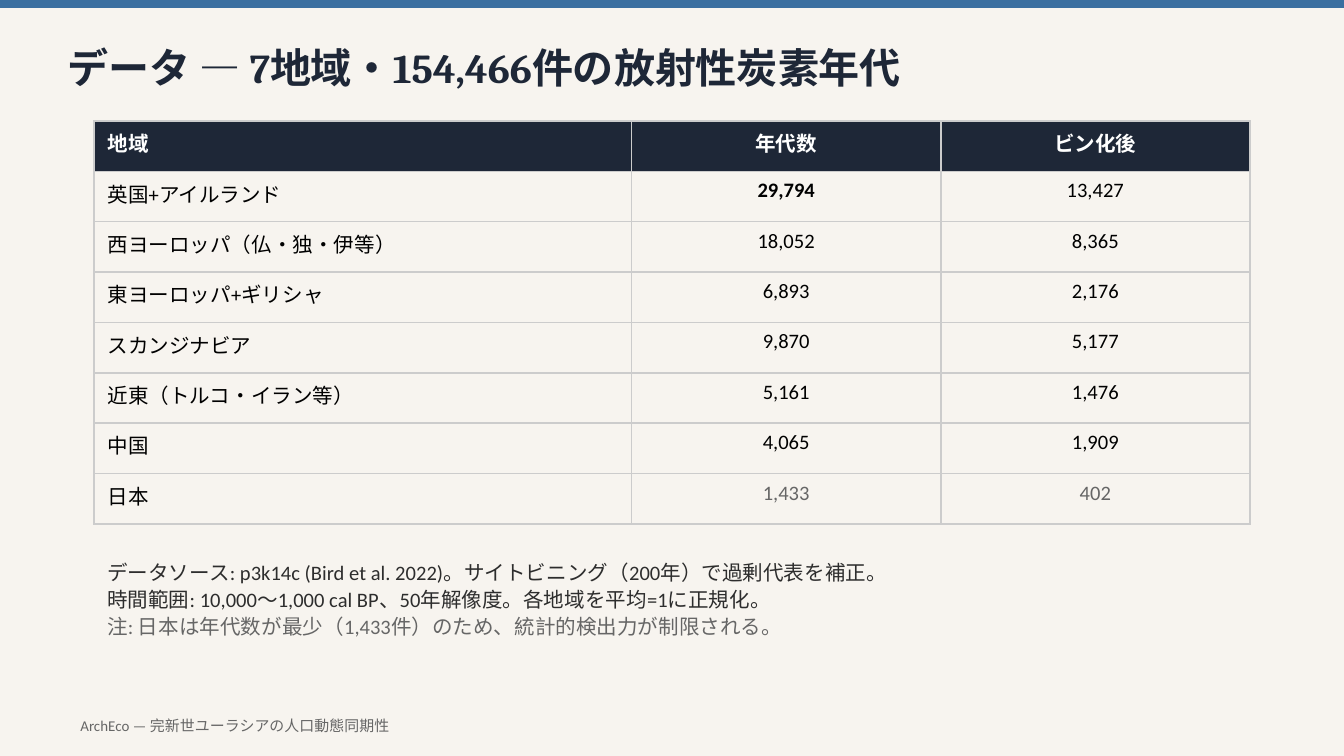
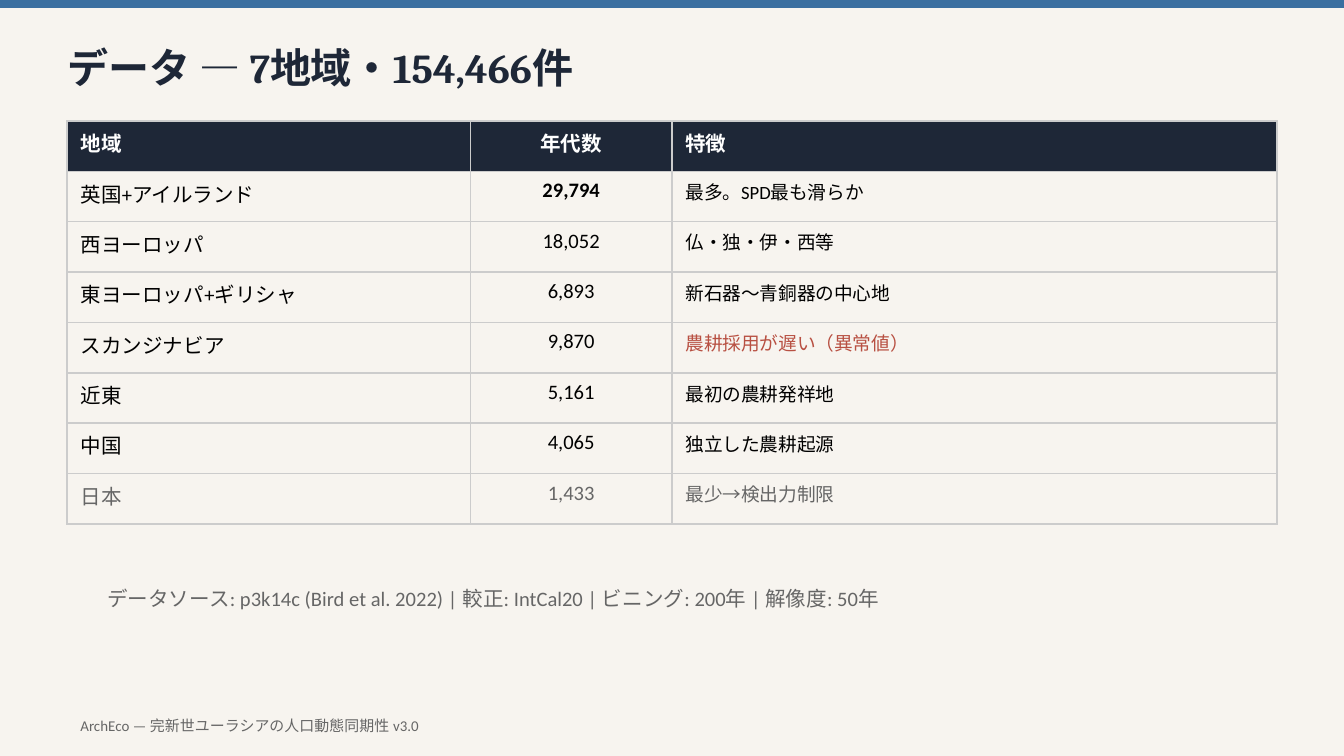
Before and after one commit to hiroshi75/paper, a slide deck: slide 4 of demographic-synchrony-eurasia/demographic_synchrony_eurasia_ja.pptx. Drawn at 1344x756 pixels with LibreOffice and Linux fonts; fonts in the diff are those of the drawing. Boxes give left, top, right and bottom in pixels: in the first picture for what was removed or moved away, otherwise in the second. Text is boxed around its words. In the diff, an @@ line names an element or a change of style, - is before the commit and + after.

```diff
--- a/demographic-synchrony-eurasia/demographic_synchrony_eurasia_ja.pptx
+++ b/demographic-synchrony-eurasia/demographic_synchrony_eurasia_ja.pptx
@@ text at <box>67,47,573,89</box>: text changed @@
-データ — 7地域・154,466件の放射性炭素年代
+データ — 7地域・154,466件
@@ table at <box>67,121,1277,524</box> @@
-row 1, column 3: ビン化後
+row 1, column 3: 特徴
-row 2, column 3: 13,427
+row 2, column 3: 最多。SPD最も滑らか
-row 3, column 1: 西ヨーロッパ（仏・独・伊等）
+row 3, column 1: 西ヨーロッパ
-row 3, column 3: 8,365
+row 3, column 3: 仏・独・伊・西等
-row 4, column 3: 2,176
+row 4, column 3: 新石器〜青銅器の中心地
-row 5, column 3: 5,177
+row 5, column 3: 農耕採用が遅い（異常値）
-row 6, column 1: 近東（トルコ・イラン等）
+row 6, column 1: 近東
-row 6, column 3: 1,476
+row 6, column 3: 最初の農耕発祥地
-row 7, column 3: 1,909
+row 7, column 3: 独立した農耕起源
-row 8, column 3: 402
+row 8, column 3: 最少→検出力制限
@@ text colour #000000 to #666666 in "日本" @@
@@ table: place and size @@
-table at <box>94,121,1250,524</box>
+table at <box>67,121,1277,524</box>
@@ text "データソース: p3k14c (Bird et al. ..." at <box>107,589,878,610</box>: vertical alignment top to middle @@
@@ text at <box>107,589,878,610</box>: text changed; text colour #2D2D2D to #666666 @@
-データソース: p3k14c (Bird et al. 2022)。サイトビニング（200年）で過剰代表を補正。
-時間範囲: 10,000〜1,000 cal BP、50年解像度。各地域を平均=1に正規化。
-注: 日本は年代数が最少（1,433件）のため、統計的検出力が制限される。
+データソース: p3k14c (Bird et al. 2022) | 較正: IntCal20 | ビニング: 200年 | 解像度: 50年
@@ text at <box>80,718,419,732</box>: text changed @@
-ArchEco — 完新世ユーラシアの人口動態同期性
+ArchEco — 完新世ユーラシアの人口動態同期性 v3.0
```
Also in this commit, not shown: 8 other slides changed, 2 slides added, 3 slides removed.
